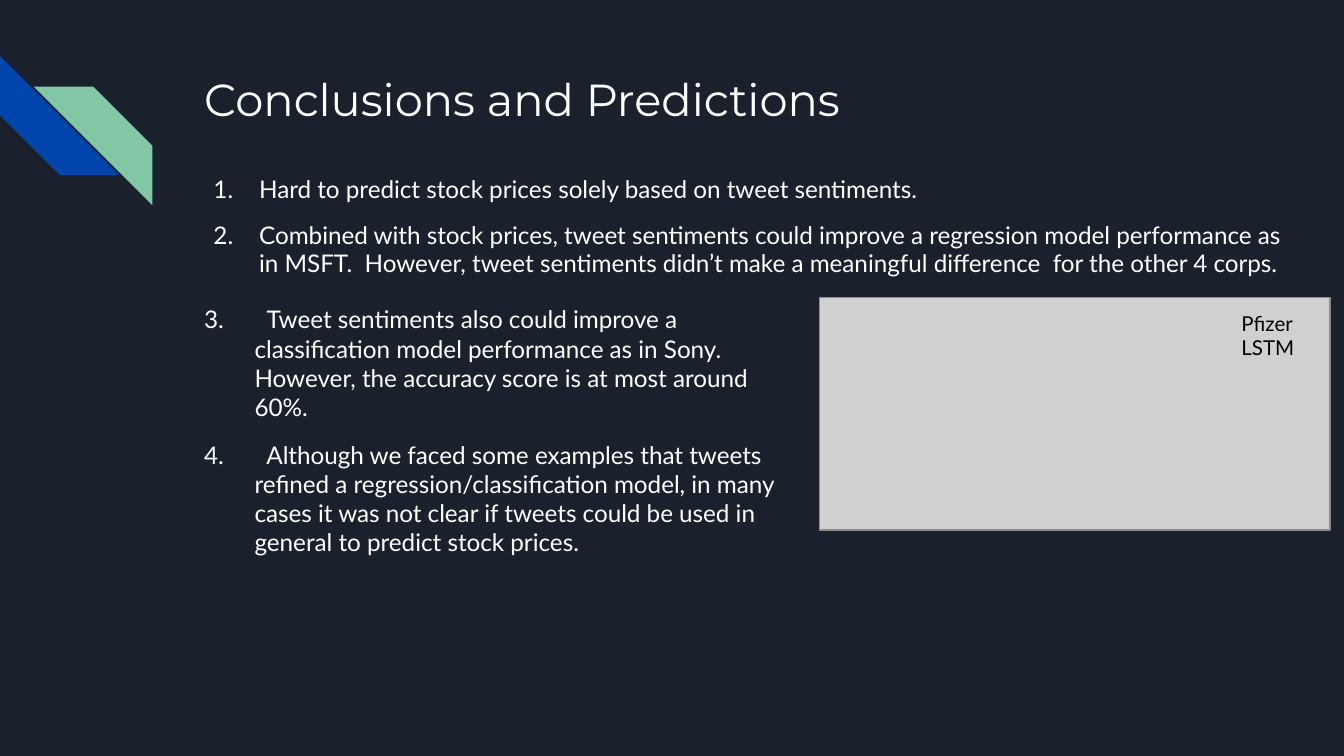
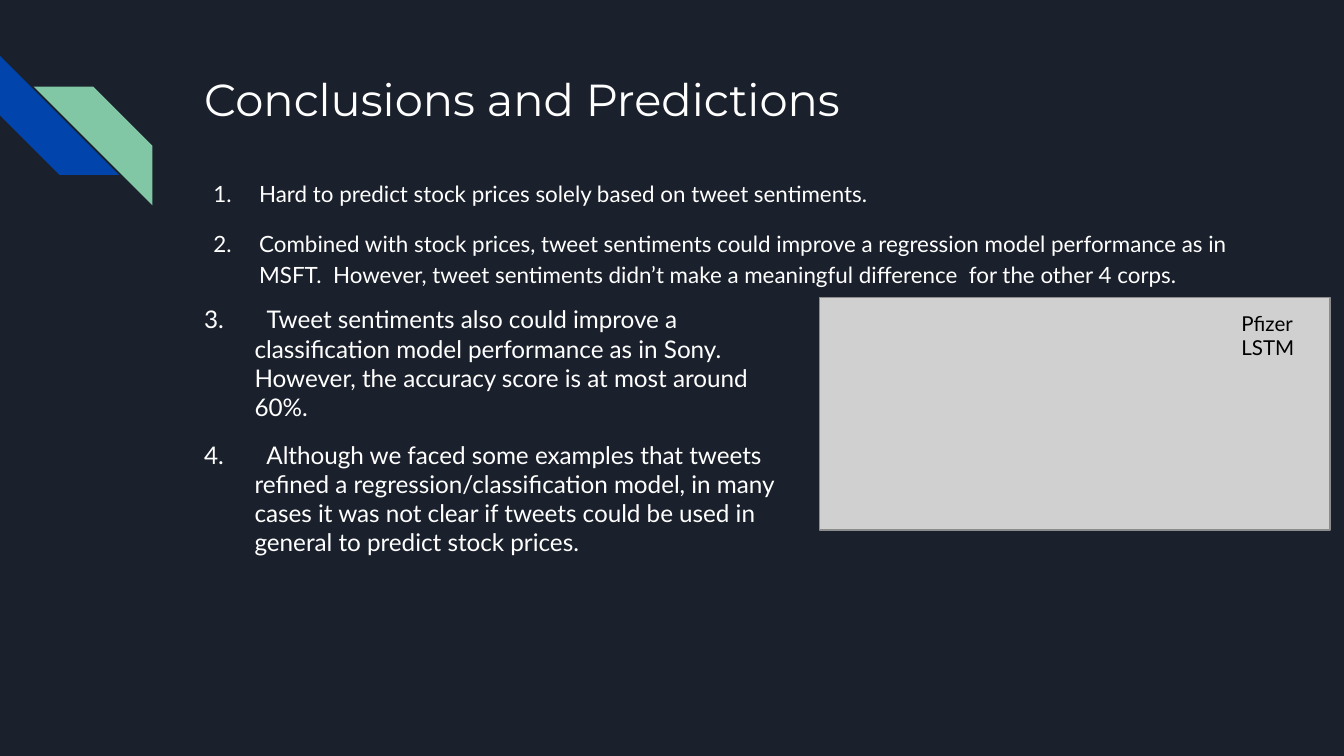
Before and after one commit to julian1765/Project_2_Team_4, a slide deck: slide 9 of Presentation_Slide.pptx. Drawn at 1344x756 pixels with LibreOffice and Linux fonts; fonts in the diff are those of the drawing; grey boxes stand for pictures. Boxes give left, top, right and bottom in pixels: in the first picture for what was removed or moved away, otherwise in the second. Text is boxed around its words. In the diff, an @@ line names an element or a change of style, - is before the commit and + after.

```diff
--- a/Presentation_Slide.pptx
+++ b/Presentation_Slide.pptx
@@ text "Hard to predict stock prices ..." at bbox=[259, 185, 1226, 287]: size 13 to 12 pt; line spacing 0.95 to 1.15 @@
```
Also in this commit, not shown: 4 other slides changed.
